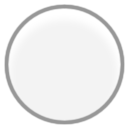
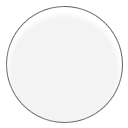
Two versions of the same layered image (128 x 128). Layer-by-layer changes:
added layer "Layer 4" in group "Knob" over [6, 6, 123, 123]
hid "Knob Stroke" over [4, 4, 125, 125]
